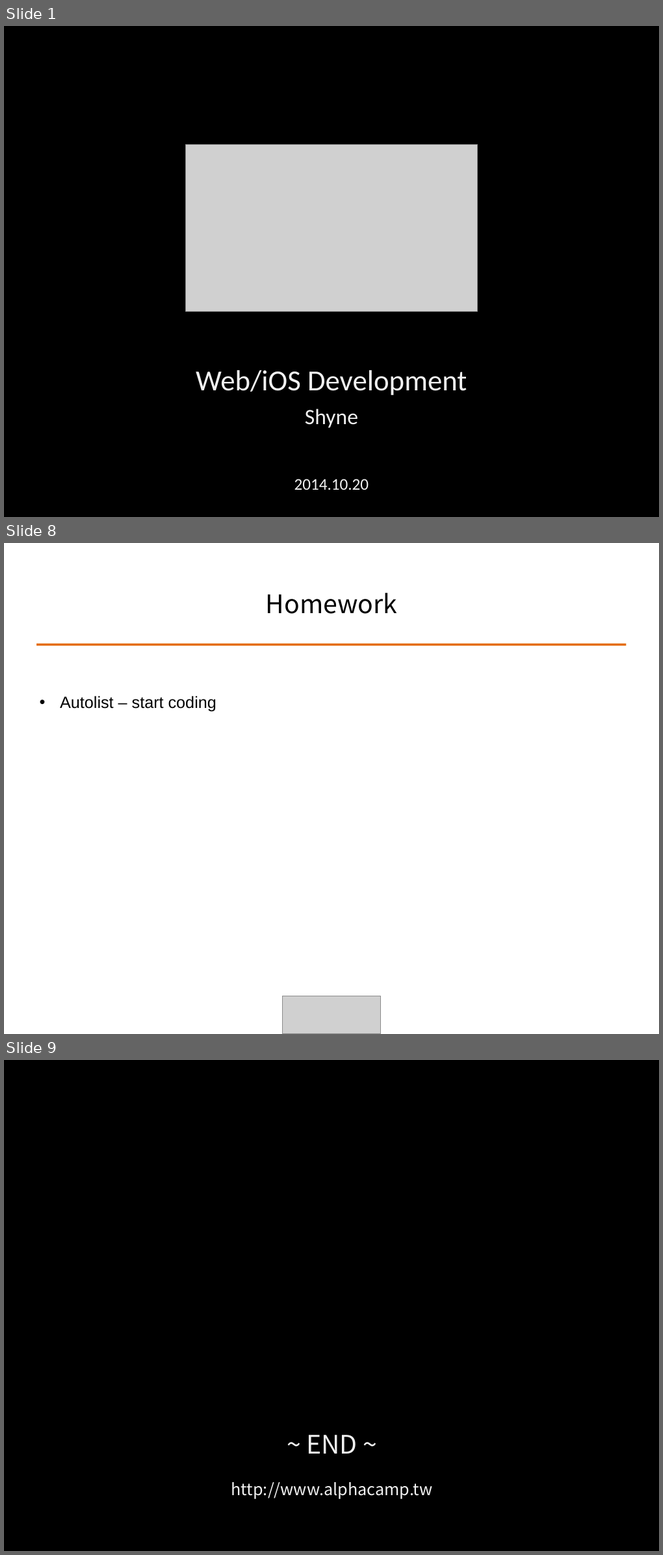
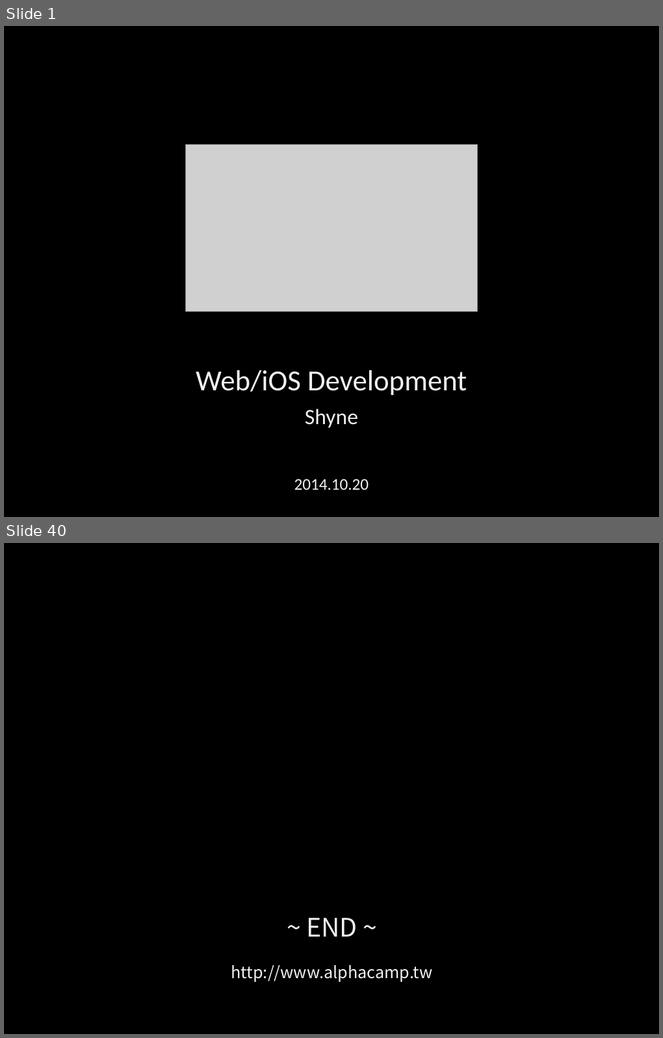
Before and after one commit to ALPHACamp/Camp-3-iOS-Dev, a slide deck: Class presentation/Week3 - Shyne/10-20-2014.ppt. Shown one above the other, each under a label of ours: slides 1, 8 and 9 before the commit, slides 1 and 40 after it; the slides between them are not shown. The pictures are 663x1555 and 663x1038 pixels, drawn with LibreOffice and Linux fonts; fonts in the diff are those of the drawing; grey boxes stand for pictures. Boxes give left, top, right and bottom in pixels: in the first picture for what was removed or moved away, otherwise in the second. Text is boxed around its words. In the diff, an @@ line names an element or a change of style, - is before the commit and + after.

```diff
--- a/Class presentation/Week3 - Shyne/10-20-2014.ppt
+++ b/Class presentation/Week3 - Shyne/10-20-2014.ppt
@@ slide 8 removed at [4,543,659,1034], background #FFFFFF @@
@@ title removed at [266,592,397,614] @@
-Homework
@@ line removed from (36, 644) to (627, 644) @@
@@ text removed at [60,696,217,712] @@
-• Autolist – start coding
@@ picture removed at [282,997,381,1034] @@
@@ what was slide 9 is now slide 40 @@
```
Also in this commit, not shown: 38 slides added, 6 other slides removed, 3 other files.
